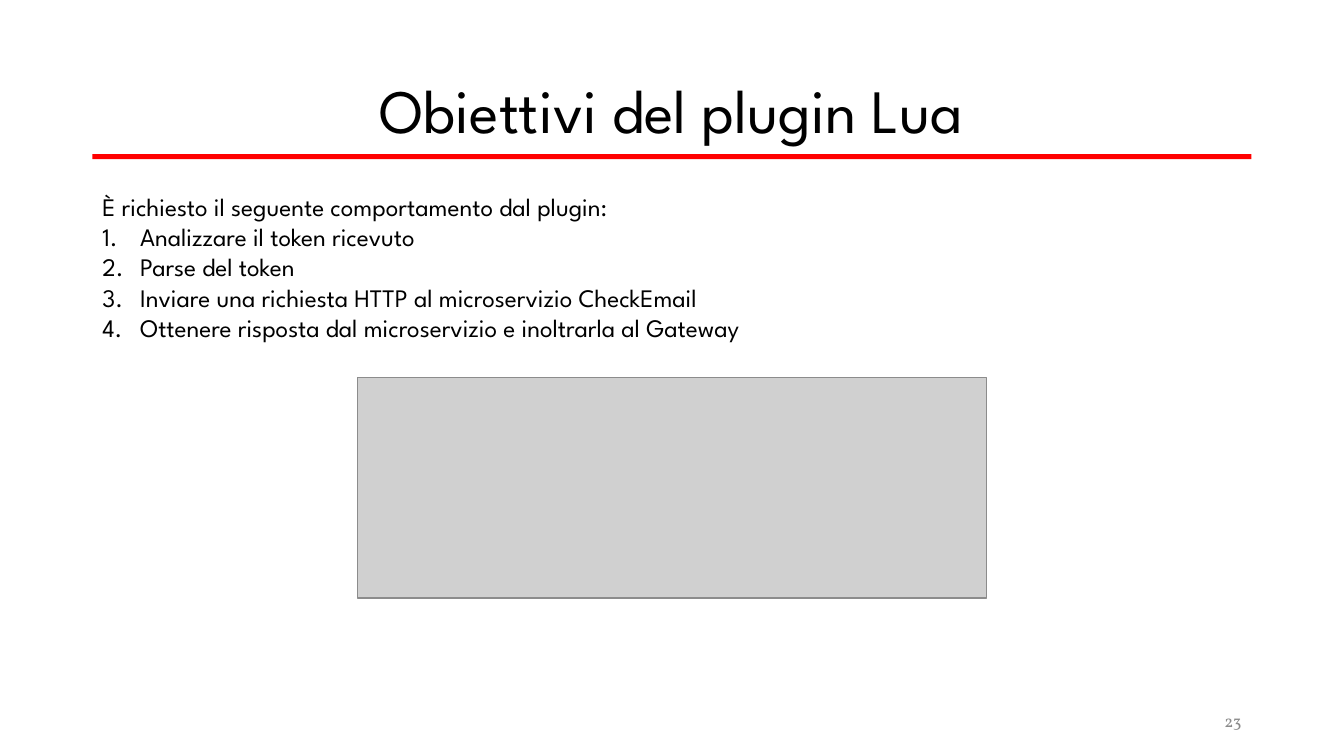
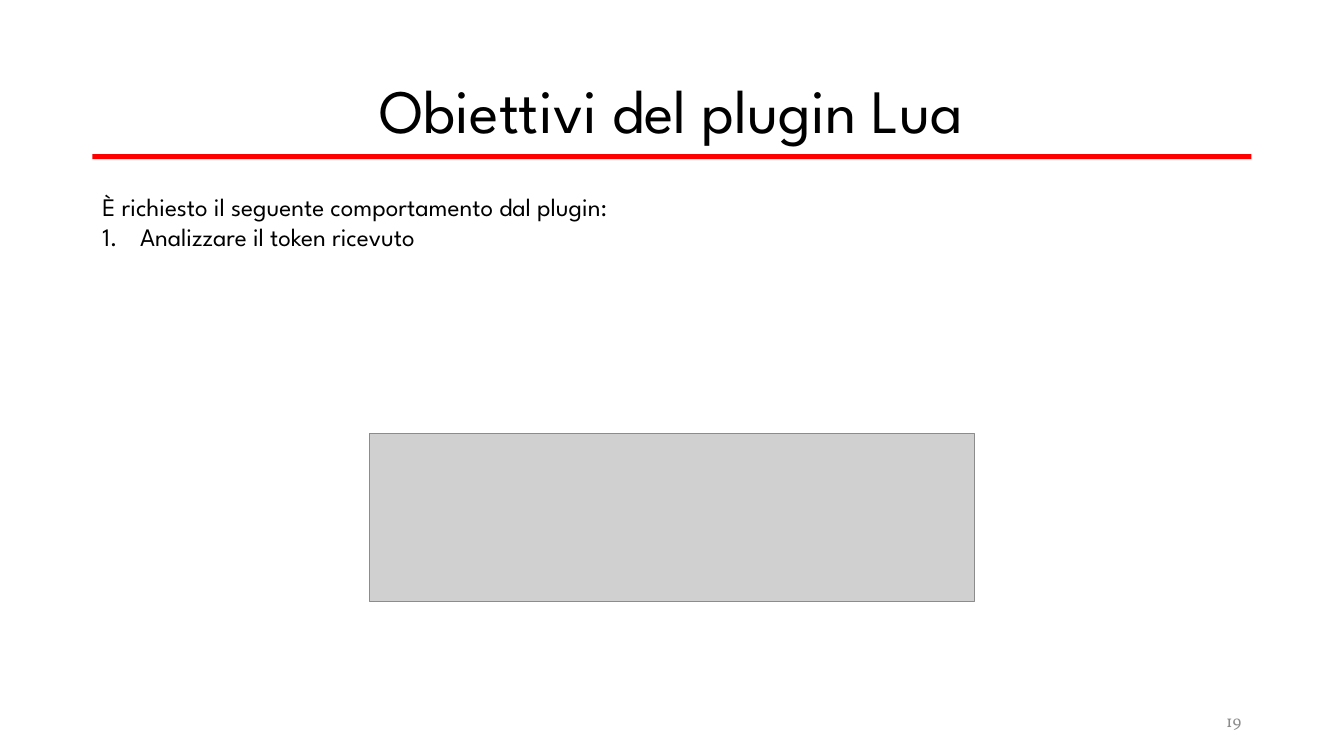
Before and after one commit to valeriodesiati/tesi, a slide deck: slide 19 of Presentazione/Valerio Desiati - Presentazione Discussione.pptx (slide 23 before the commit). Drawn at 1344x756 pixels with LibreOffice and Linux fonts; fonts in the diff are those of the drawing; grey boxes stand for pictures. Boxes give left, top, right and bottom in pixels: in the first picture for what was removed or moved away, otherwise in the second. Text is boxed around its words. In the diff, an @@ line names an element or a change of style, - is before the commit and + after.

```diff
--- a/Presentazione/Valerio Desiati - Presentazione Discussione.pptx
+++ b/Presentazione/Valerio Desiati - Presentazione Discussione.pptx
@@ text "È richiesto il seguente comportamento ..." at (x1=102, y1=194, x2=607, y2=247): alignment left to justified @@
@@ text at (x1=140, y1=258, x2=739, y2=343): paragraphs removed @@
-2. Parse del token
-3. Inviare una richiesta HTTP al microservizio CheckEmail
-4. Ottenere risposta dal microservizio e inoltrarla al Gateway
@@ picture resized from (x1=358, y1=378, x2=987, y2=598) to (x1=370, y1=434, x2=975, y2=602) @@
@@ page number at (x1=1226, y1=718, x2=1241, y2=730): text changed @@
-23
+19
```
Also in this commit, not shown: 12 other slides changed, 1 slide removed, 1 other file.
